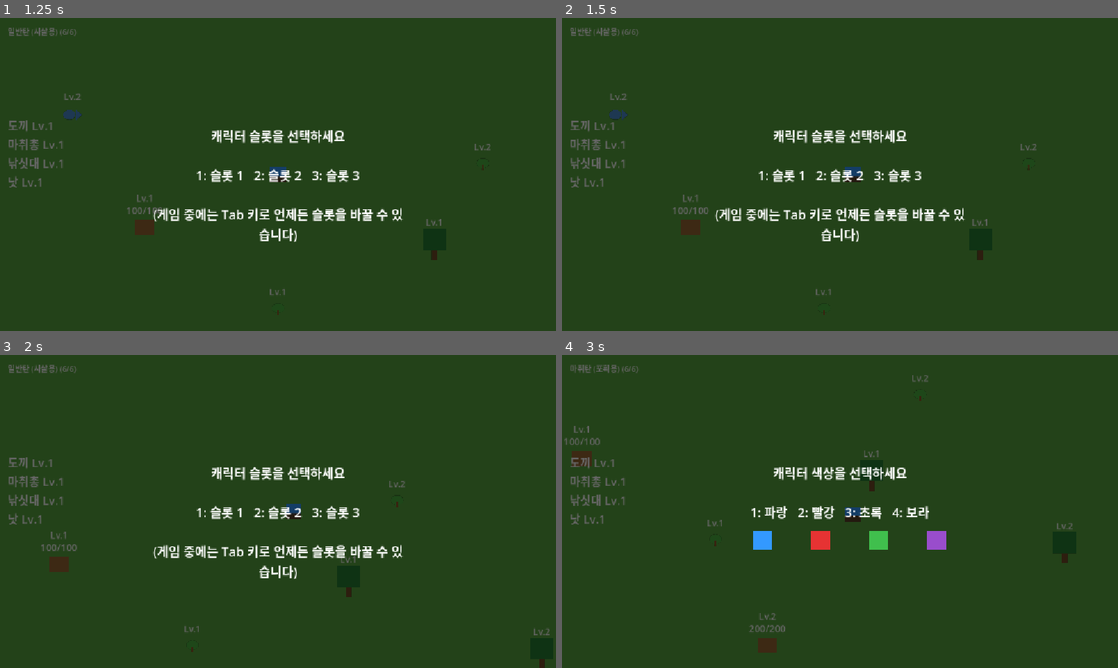
Above: before the commit, frames 1-4 (two rows, left to right).
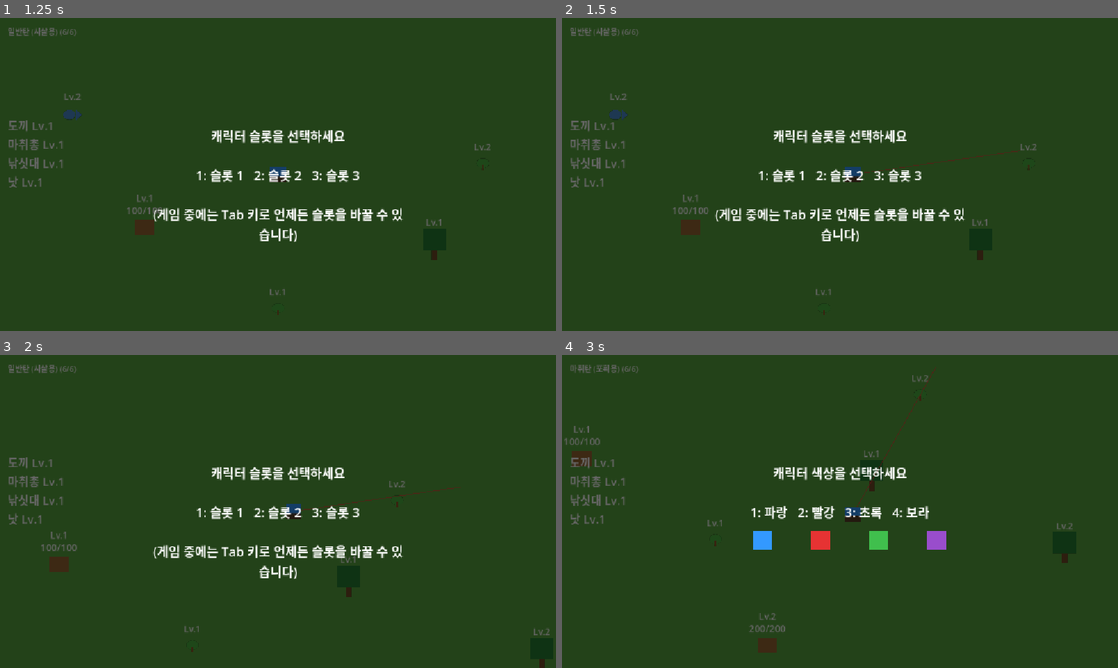
Above: after the commit, the same moments.

Repository: kimtuna/test_game
Game: Godot game, scene res://scenes/MainMenu.tscn
Same seed, same stepped clock (60 frames per second), same inputs: the game is played once before the commit and once after it.
Inputs (mouse positions are in pixels of both pictures, inside the frame that each line leads up to):
- Up to frame 1 (1.25 s): click "시작" at 0.5 s
- Up to frame 2 (1.5 s): tap Enter (ui_accept) at 1.25 s; move the mouse to (962, 158) at 1.27 s; hold D (move_right) from 1.28 s (still down); click (962, 158) at 1.35 s
- Up to frame 3 (2 s): keep holding D (move_right); tap Enter (ui_accept) at 1.52 s
- Up to frame 4 (3 s): move the mouse to (728, 527) at 2.02 s; release D (move_right) at 2.03 s; hold S (move_down) 2.03-2.78 s; right-click (728, 527) at 2.1 s; click (728, 527) at 2.17 s; tap Enter (ui_accept) at 2.27 s; move the mouse to (895, 442) at 2.77 s; hold D (move_right) from 2.78 s (still down); tap 1 at 2.85 s; click (895, 442) at 2.92 s

Frame 1 is identical in both runs. In frame 2, less than 0.1% of the frame differs, in the area x 54-83%, y 42-50%; in frame 3, less than 0.1%; in frame 4, less than 0.1%.

Commit message:
fix: 발사 조준을 마우스 커서 방향 기준으로 수정하고 조준선 표시 추가
inbox.md #6 1,2번 — facing_direction(이동 방향)을 조준 기준으로 쓰던 것을
실제 마우스 커서 방향(aim_direction)으로 바꾸고, 어디를 조준 중인지 눈으로
확인할 수 있도록 조준선을 그린다. 헤드리스 테스트 환경에서는 마우스를
흉내낼 수 없어 기존처럼 facing_direction으로 대체한다.

Co-Authored-By: Claude Sonnet 5 <noreply@anthropic.com>

Diff:
--- a/scripts/player.gd
+++ b/scripts/player.gd
@@ -56,6 +56,18 @@
 
 var facing_direction: Vector2 = Vector2.DOWN
 
+# inbox.md #6 1번: 위 status.md #53 판단(마우스 시뮬레이션이 불가능해 조준을
+# 이동 방향으로 대체)이 실제로는 "마우스로 조준해도 원하는 대로 안 맞는다"는
+# 버그로 이어졌다 — 총이라면 이동 방향이 아니라 실제 마우스 커서 방향을
+# 조준해야 한다. `aim_direction`을 조준 판정과 조준선 표시 양쪽에 쓰는 단일
+# 값으로 두고, 매 물리 프레임 `_update_aim_direction()`에서 갱신한다.
+# 헤드리스 환경(자동 QA)에서는 실제 마우스 좌표가 없어(get_global_mouse_position()이
+# 항상 (0,0) 근처의 의미 없는 값을 반환) `facing_direction`(이동 방향, 기존
+# 헤드리스 테스트들이 직접 설정해 조준을 결정론적으로 통제하는 값)으로
+# 그대로 대체한다 — main_menu.gd의 DisplayServer.get_name() == "headless" 분기와
+# 동일한 패턴.
+var aim_direction: Vector2 = Vector2.DOWN
+
 # design.md "기본 코디(의상) 제공: 별도로 맞추지 않아도 입고 시작할 수 있는
 # 기본 복장이 있다"를 지금까지는 "장비 슬롯이 처음부터 채워져 있다"로만
 # 해석했다(player.gd 상단 주석 참고) — 실제로 화면에 "옷을 입고 있다"고 보일
@@ -123,6 +135,8 @@
 	move_and_slide()
 	if direction.length() > 0.0:
 		facing_direction = direction.normalized()
+
+	_update_aim_direction()
 
 	# 좌클릭(발사)/우클릭(탄종류 변경)/R(재장전) 모두 여기서 폴링한다 — 기존
 	# 헤드리스 테스트들이 Input.action_press()로 입력을 흉내내는데, 이 방식은
@@ -162,13 +176,38 @@
 			# 그대로 비교하면 정반대 방향(180도 근처, 부호에 따라 -180으로 나올
 			# 수 있음)이 오히려 tolerance보다 "작다"고 잘못 판정돼 반대쪽을
 			# 조준해도 맞아버리는 버그가 생긴다.
-			var angle := absf(rad_to_deg(facing_direction.angle_to(to_target.normalized())))
+			var angle := absf(rad_to_deg(aim_direction.angle_to(to_target.normalized())))
 			if angle > FIRE_ANGLE_TOLERANCE_DEG:
 				continue
 		if distance < best_distance:
 			best_distance = distance
 			best_target = candidate
 	return best_target
+
+# inbox.md #6 1번: 조준 판정에 쓰는 aim_direction을 실제 마우스 커서 방향으로
+# 갱신한다. 창 스트레치 모드(project.godot의 window/stretch/mode="canvas_items")가
+# 걸려있어도 get_global_mouse_position()은 뷰포트의 캔버스 변환을 반영한 월드
+# 좌표를 반환하므로 별도 변환이 필요 없다(Godot 4 표준 동작).
+func _update_aim_direction() -> void:
+	if DisplayServer.get_name() == "headless":
+		aim_direction = facing_direction
+	else:
+		var to_mouse := get_global_mouse_position() - global_position
+		aim_direction = to_mouse.normalized() if to_mouse.length() > 0.0 else facing_direction
+	queue_redraw()
+
+# inbox.md #6 2번: 조준선(에임 라인) 표시. 2D 게임에서 실제 어디를 조준하는지
+# 눈으로 확인할 수단이 없으면 마우스 조준이 맞는지 스스로 검증할 수 없다는
+# 지적에 따른 것 — aim_direction과 동일한 값을 그대로 그려, 판정과 시각 표시가
+# 항상 일치하게 했다. 원격(비authority) 플레이어와 헤드리스 환경에서는 그리지
+# 않는다(카메라/HUD와 동일한 이유 — 화면에 보일 일이 없거나, 애초에 그릴
+# 디스플레이가 없다).
+func _draw() -> void:
+	if not is_multiplayer_authority():
+		return
+	if DisplayServer.get_name() == "headless":
+		return
+	draw_line(Vector2.ZERO, aim_direction * FIRE_RANGE, Color(1.0, 0.2, 0.2, 0.5), 2.0)
 
 func switch_ammo_type() -> void:
 	var types: Array = AMMO_TYPE_NAMES.keys()
